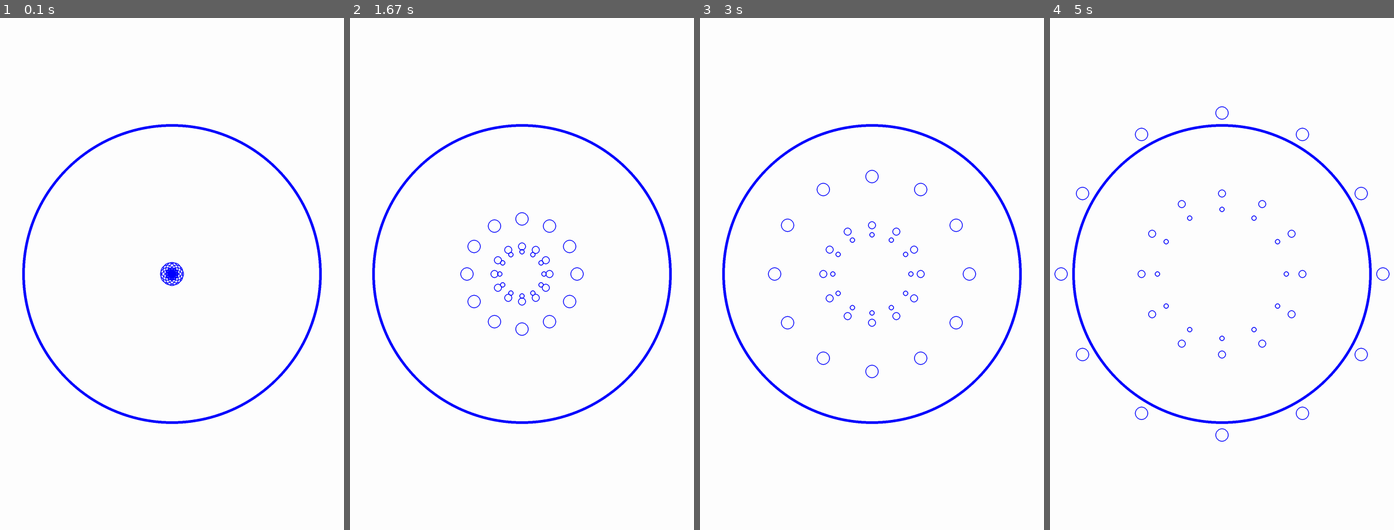
Above: before the commit, frames 1-4 (left to right).
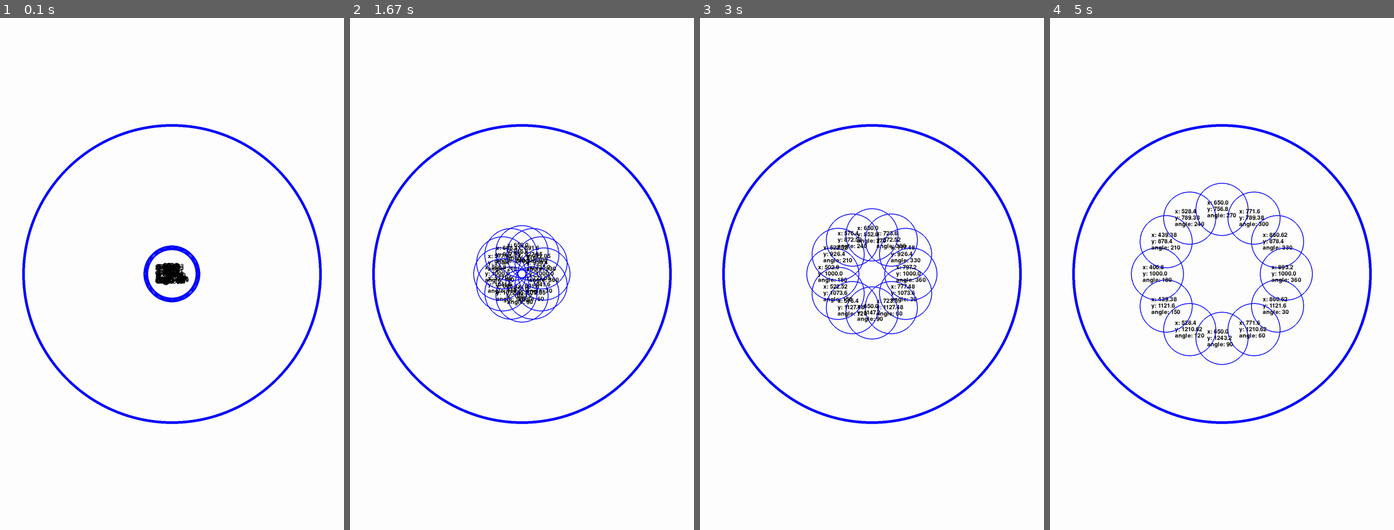
Above: after the commit, the same moments.

Repository: Archanciel/Learning_Pygame
Game: pygame game, started from bouncing_ball_imperfect_collide/move_particle_basic.py
Same seed, same stepped clock (60 frames per second), same inputs: the game is played once before the commit and once after it.
Inputs:
- Up to frame 1 (0.1 s): no input
- Up to frame 2 (1.67 s): no input
- Up to frame 3 (3 s): no input
- Up to frame 4 (5 s): no input

The runs differ from the first frame. In frame 1, 0.8% of the frame differs, in the area x 41-59%, y 44-56%; in frame 2, 2.5%; in frame 3, 3.0%; in frame 4, 3.3%, in the area x 1-99%, y 17-83%.

Commit message:
added pos display

Diff:
--- a/bouncing_ball_imperfect_collide/move_particle_basic.py
+++ b/bouncing_ball_imperfect_collide/move_particle_basic.py
@@ -2,7 +2,7 @@
 import math
 import random
 import os
-from particle import Particle
+from particledisplaypos import ParticleDisplayPos
 
 PN = 500
 DIST_MIN = 1
@@ -17,6 +17,7 @@
 	os.environ['SDL_VIDEO_WINDOW_POS'] = '100,15'
 	screen = pygame.display.set_mode((width, height))
 
+pygame.init()
 pygame.display.set_caption('Move particle basic')
 (w, h) = screen.get_size()
 
@@ -29,8 +30,8 @@
 	circleY = w / 2
 	circleR = (h / 2) - 105
 
-my_particles = []
-my_particles2 = []
+#my_particles = []
+#my_particles2 = []
 my_particles3 = []
 
 angleTwelth = 360 / 12
@@ -38,15 +39,15 @@
 if os.name == 'posix':
 	for i in range(1, 13):
 		angleDeg = i * angleTwelth
-		my_particles.append(Particle(screen = screen, x=circleX, y=circleY, radius=25, thickness=3, angleDeg=angleDeg, speed=2))
-		my_particles2.append(Particle(screen = screen, x=circleX, y=circleY, radius=15, thickness=3, angleDeg=angleDeg, speed=1))
-		my_particles3.append(Particle(screen = screen, x=circleX, y=circleY, radius=10, thickness=3, angleDeg=angleDeg, speed=0.8))
+#		my_particles.append(ParticleDisplayPos(screen = screen, x=circleX, y=circleY, radius=25, thickness=3, angleDeg=angleDeg, speed=2))
+#		my_particles2.append(ParticleDisplayPos(screen = screen, x=circleX, y=circleY, radius=15, thickness=3, angleDeg=angleDeg, speed=1))
+		my_particles3.append(ParticleDisplayPos(screen = screen, x=circleX, y=circleY, radius=100, thickness=3, angleDeg=angleDeg, speed=0.8))
 else:
 	for i in range(1, 13):
 		angleDeg = i * angleTwelth
-		my_particles.append(Particle(screen = screen, x=circleX, y=circleY, radius=25, thickness=1, angleDeg=angleDeg, speed=0.2))
-		my_particles2.append(Particle(screen = screen, x=circleX, y=circleY, radius=15, thickness=1, angleDeg=angleDeg, speed=0.1))
-		my_particles3.append(Particle(screen = screen, x=circleX, y=circleY, radius=10, thickness=1, angleDeg=angleDeg, speed=0.08))
+#		my_particles.append(ParticleDisplayPos(screen = screen, x=circleX, y=circleY, radius=25, thickness=1, angleDeg=angleDeg, speed=0.2))
+#		my_particles2.append(ParticleDisplayPos(screen = screen, x=circleX, y=circleY, radius=15, thickness=1, angleDeg=angleDeg, speed=0.1))
+		my_particles3.append(ParticleDisplayPos(screen = screen, x=circleX, y=circleY, radius=100, thickness=1, angleDeg=angleDeg, speed=0.08))
 
 running = True
 
@@ -61,13 +62,13 @@
 	else:
 		pygame.draw.circle(screen, (0, 0, 255), (round(circleX), round(circleY)), round(circleR), 1)
 
-	for particle in my_particles:
-		particle.move()
-		particle.display()
+#	for particle in my_particles:
+#		particle.move()
+#		particle.display()
 
-	for particle in my_particles2:
-		particle.move_tuto()
-		particle.display()
+#	for particle in my_particles2:
+#		particle.move_tuto()
+#		particle.display()
 
 	for particle in my_particles3:
 		particle.my_move()
--- /dev/null
+++ b/bouncing_ball_imperfect_collide/particledisplaypos.py
@@ -0,0 +1,59 @@
+import pygame as pg
+import math
+import os
+
+from particle import Particle
+
+BLACK = (0, 0, 0)
+
+class ParticleDisplayPos(Particle):
+	def __init__(self, screen, x, y, radius, thickness, angleDeg, speed):
+		# angleDeg is the clockwise angle with 0 deg corresponding to 12 hour
+		super().__init__(screen, x, y, radius, thickness, angleDeg, speed)
+
+		# Position related instance variables
+		self.font = pg.font.Font(None, 32)
+		self.font_height = self.font.get_linesize()
+
+		# Calculating the left margin based on longest possible text
+		rectSize = radius * 2
+		self.textHorizontalSize = self.font.size("angle: 360")[0]
+		self.textLeftMargin = (rectSize - self.textHorizontalSize) / 2
+
+		# Calculating the top margin based on the number of text lines
+		self.lineNumber = 3
+		self.textTopMargin = radius - (self.font_height * self.lineNumber / 2)
+		self.textColor = BLACK
+
+	def display(self):
+		super().display()
+
+		# Writing information on the ball surface if the ball size is large enough
+		if self.textHorizontalSize <= self.radius * 2:
+			self.blitTextOnBall(round(self.x, 2), round(self.y, 2))
+
+	def blitTextOnBall(self, xValue, yValue):
+		textLines = [None] * self.lineNumber
+		textLines[0] = 'x: ' + str(xValue)
+		textLines[1] = 'y: ' + str(yValue)
+
+		if (self.angleRad < 0):
+			# negative degrees are nonsensical !
+			angleDegree = round(math.degrees(2 * math.pi + self.angleRad))
+		else:
+			angleDegree = round(math.degrees(self.angleRad))
+
+		textLines[2] = 'angle: ' + str(angleDegree)
+
+		self.images = []  # The text surfaces.
+
+		for line in textLines:
+			textSurface = self.font.render(line, True, self.textColor)
+			self.images.append(textSurface)
+		for y, textSurface in enumerate(self.images):
+			if y * self.font_height + self.font_height > (2 * self.radius):
+				# Don't blit below the rect area.
+				break
+			textCoordinatesTuple = (self.x - self.radius + self.textLeftMargin,
+									self.y - self.radius + self.textTopMargin + y * self.font_height)
+			self.screen.blit(textSurface, textCoordinatesTuple)
